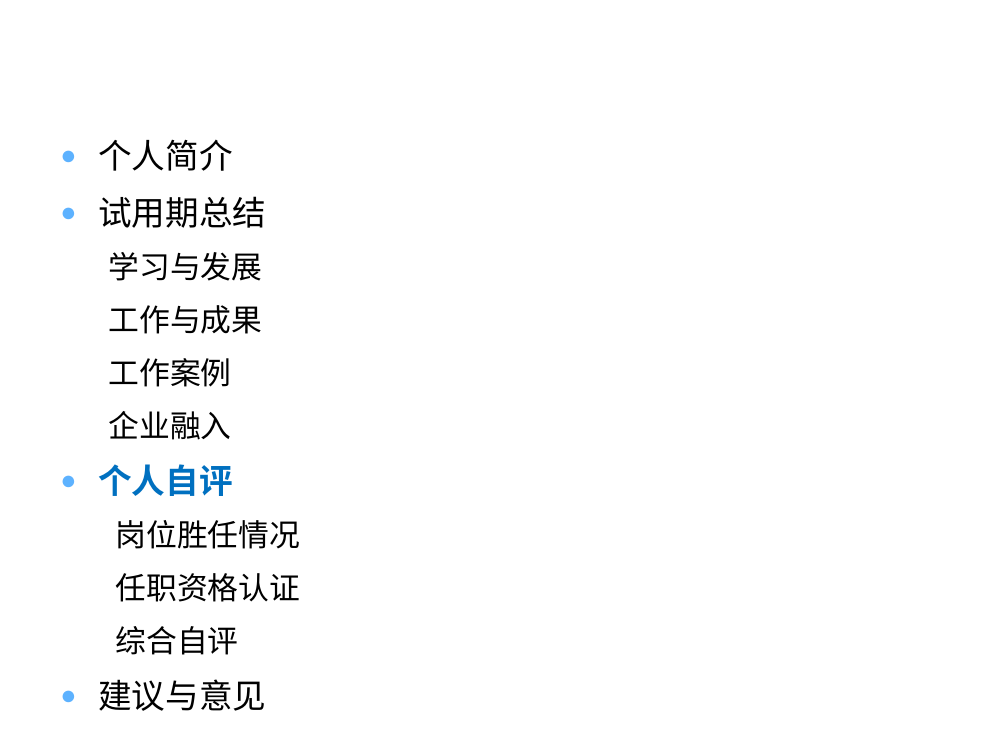
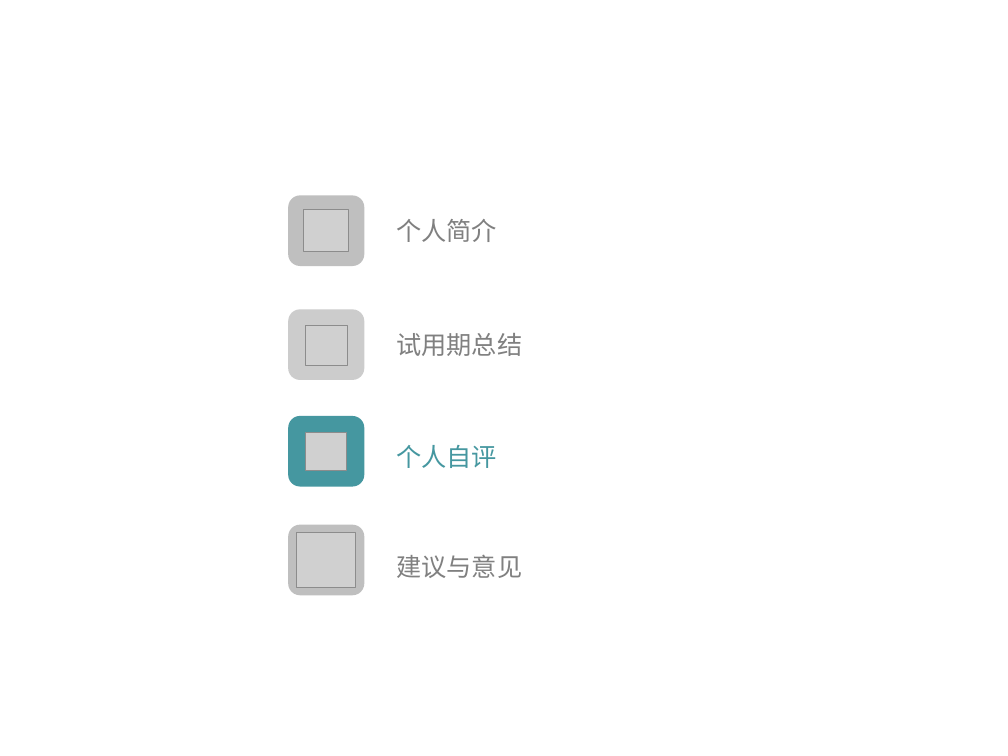
Before and after one commit to zhengyuliang/Blog-Back-Up, a slide deck: slide 19 of ppt/转正答辩汇报_郑宇亮.pptx (slide 23 before the commit). Drawn at 1008x756 pixels with LibreOffice and Linux fonts; fonts in the diff are those of the drawing; grey boxes stand for pictures; background and template pictures are left out. Boxes give left, top, right and bottom in pixels: in the first picture for what was removed or moved away, otherwise in the second. Text is boxed around its words. In the diff, an @@ line names an element or a change of style, - is before the commit and + after.

```diff
--- a/ppt/转正答辩汇报_郑宇亮.pptx
+++ b/ppt/转正答辩汇报_郑宇亮.pptx
@@ text removed at [98,139,300,655] @@
-● 个人简介
-● 试用期总结
-学习与发展
-工作与成果
-工作案例
-企业融入
-● 个人自评
-岗位胜任情况
-任职资格认证
-综合自评
-● 建议与意见
@@ rounded rectangle added at [288,196,365,266], fill #BFBFBF @@
@@ picture added at [303,210,349,251] @@
@@ text added at [396,219,497,242], 18 pt, text #808080 @@
+个人简介
@@ rounded rectangle added at [288,309,365,380], fill #CCCCCC @@
@@ picture added at [305,326,348,365] @@
@@ text added at [396,333,522,356], 18 pt, text #808080 @@
+试用期总结
@@ rounded rectangle added at [288,416,365,487], fill #4597A0 @@
@@ picture added at [306,432,347,470] @@
@@ text added at [396,445,497,468], 18 pt, text #4597A0 @@
+个人自评
@@ rounded rectangle added at [288,525,365,596], fill #BFBFBF @@
@@ picture added at [296,532,356,587] @@
@@ text added at [396,555,522,578], 18 pt, text #808080 @@
+建议与意见
```
Also in this commit, not shown: 18 other slides changed, 3 slides added, 14 slides removed.
